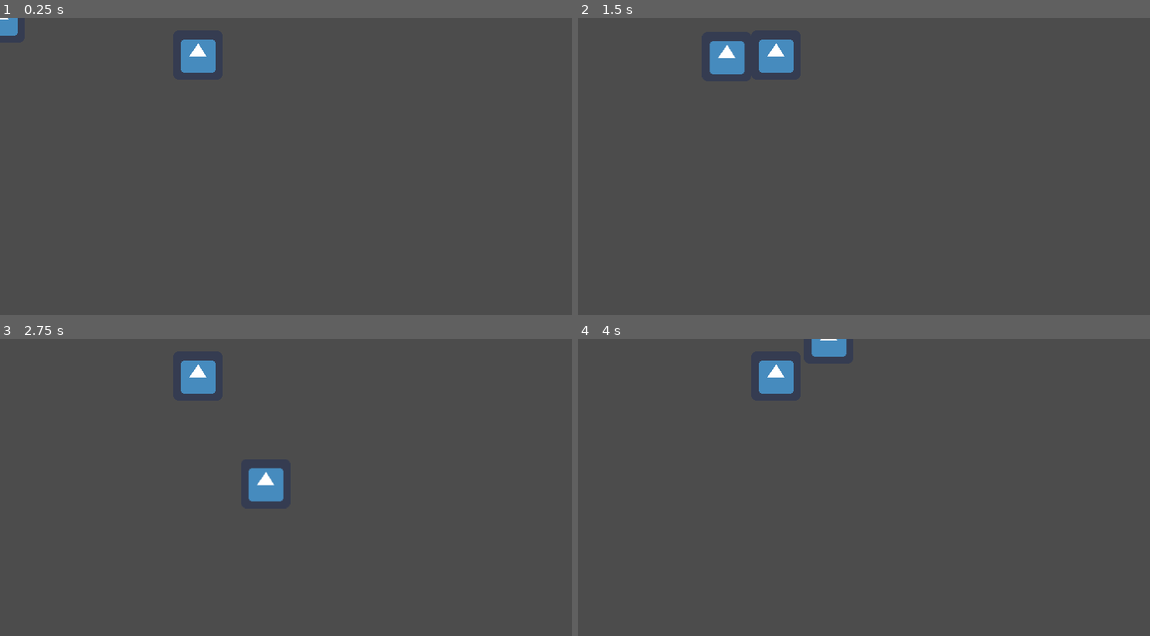
Above: before the commit, frames 1-4 (two rows, left to right).
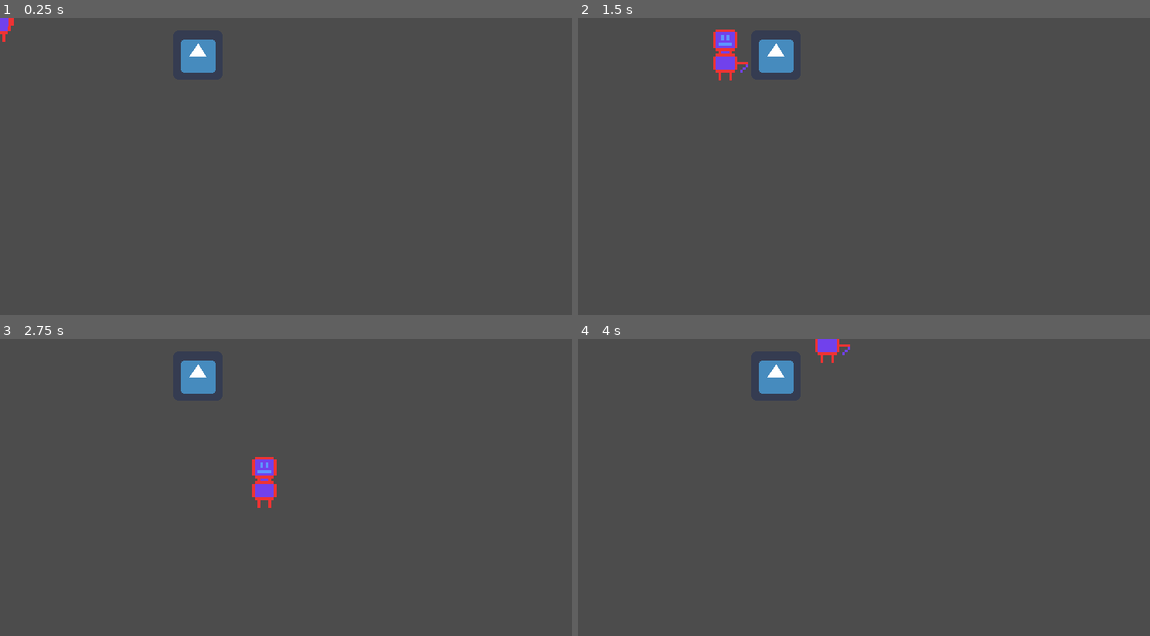
Above: after the commit, the same moments.

Repository: Zerotodeath/Beatem-up
Game: Godot game, scene res://Practicescene.tscn
The game is run twice, just before and just after one commit, with the same random seed, the same clock (stepped at 60 frames per second) and the same inputs. The engine's default icon, where the game draws it, is replaced by a stand-in: a white triangle on a blue panel in a dark square.
Inputs:
- Up to frame 1 (0.25 s): no input
- Up to frame 2 (1.5 s): tap Enter at 0.5 s; hold D (Input_right) 0.53-1.28 s; tap P (Input_attack) at 0.6, 1.35 s; hold S (Input_down) from 1.28 s (still down)
- Up to frame 3 (2.75 s): release S (Input_down) at 2.03 s; hold D (Input_right) from 2.03 s (still down); tap P (Input_attack) at 2.1 s
- Up to frame 4 (4 s): release D (Input_right) at 2.78 s; hold W (Input_up) 2.78-3.53 s; tap P (Input_attack) at 2.85, 3.6 s; hold A (Input_left) from 3.53 s (still down)

The runs differ from the first frame. In frame 1, 0.2% of the frame differs, in the area x 0-4%, y 0-9%; in frame 2, 0.9%; in frame 3, 0.9%, in the area x 43-50%, y 39-57%; in frame 4, 0.4%.

Commit message:
Impored art

Diff:
--- a/Player.gd
+++ b/Player.gd
@@ -37,15 +37,14 @@
 	else:
 		Motion.y = 0
 
-	$Attack.visible = false
+	$AnimationPlayer.play("Idle")
 	$Hitbox/CollisionShape2D.disabled = true
 
 	if Input.is_action_just_pressed("Input_attack"):
 		Attack()
+		$AnimationPlayer.play("New Anim")
 
 	move_and_slide(Motion)
 
 func Attack():
 	emit_signal("Attacked")
-	$Attack.visible = true
-	$Hitbox/CollisionShape2D.disabled = false
--- a/Player.tscn
+++ b/Player.tscn
@@ -1,34 +1,80 @@
-[gd_scene load_steps=7 format=2]
+[gd_scene load_steps=8 format=2]
 
-[ext_resource path="res://icon.png" type="Texture" id=1]
+[ext_resource path="res://red purple.png" type="Texture" id=1]
 [ext_resource path="res://Player.gd" type="Script" id=2]
 [ext_resource path="res://Hitbox.tscn" type="PackedScene" id=3]
-[ext_resource path="res://Beta Hitbox.png" type="Texture" id=4]
 
 [sub_resource type="RectangleShape2D" id=1]
-extents = Vector2( 32, 32 )
+extents = Vector2( 16, 32 )
 
 [sub_resource type="RectangleShape2D" id=2]
 extents = Vector2( 10, 16 )
 
+[sub_resource type="Animation" id=3]
+resource_name = "Idle"
+tracks/0/type = "value"
+tracks/0/path = NodePath("AnimatedSprite:frame")
+tracks/0/interp = 1
+tracks/0/loop_wrap = true
+tracks/0/imported = false
+tracks/0/enabled = true
+tracks/0/keys = {
+"times": PoolRealArray( 0.4 ),
+"transitions": PoolRealArray( 1 ),
+"update": 1,
+"values": [ 0 ]
+}
+
+[sub_resource type="Animation" id=4]
+resource_name = "New Anim"
+loop = true
+step = 0.01
+tracks/0/type = "value"
+tracks/0/path = NodePath("AnimatedSprite:frame")
+tracks/0/interp = 1
+tracks/0/loop_wrap = true
+tracks/0/imported = false
+tracks/0/enabled = true
+tracks/0/keys = {
+"times": PoolRealArray( 0, 0.1, 0.2 ),
+"transitions": PoolRealArray( 1, 1, 1 ),
+"update": 1,
+"values": [ 2, 3, 4 ]
+}
+tracks/1/type = "value"
+tracks/1/path = NodePath("Hitbox/CollisionShape2D:disabled")
+tracks/1/interp = 1
+tracks/1/loop_wrap = true
+tracks/1/imported = false
+tracks/1/enabled = true
+tracks/1/keys = {
+"times": PoolRealArray( 0, 0.22 ),
+"transitions": PoolRealArray( 1, 1 ),
+"update": 1,
+"values": [ false, true ]
+}
+
 [node name="KinematicBody2D" type="KinematicBody2D"]
 script = ExtResource( 2 )
 
-[node name="Sprite" type="Sprite" parent="."]
+[node name="AnimatedSprite" type="Sprite" parent="."]
+scale = Vector2( 3.5, 3.5 )
 texture = ExtResource( 1 )
+hframes = 5
+frame = 4
 
 [node name="CollisionShape2D" type="CollisionShape2D" parent="."]
 shape = SubResource( 1 )
 
-[node name="Attack" type="Sprite" parent="."]
-position = Vector2( 40, 0 )
-texture = ExtResource( 4 )
-
 [node name="Hitbox" parent="." instance=ExtResource( 3 )]
 
 [node name="CollisionShape2D" parent="Hitbox" index="0"]
-position = Vector2( 48, 0 )
+position = Vector2( 24, 8 )
 shape = SubResource( 2 )
 disabled = true
 
+[node name="AnimationPlayer" type="AnimationPlayer" parent="."]
+anims/Idle = SubResource( 3 )
+"anims/New Anim" = SubResource( 4 )
+
 [editable path="Hitbox"]
Binary file changed: red purple.png
